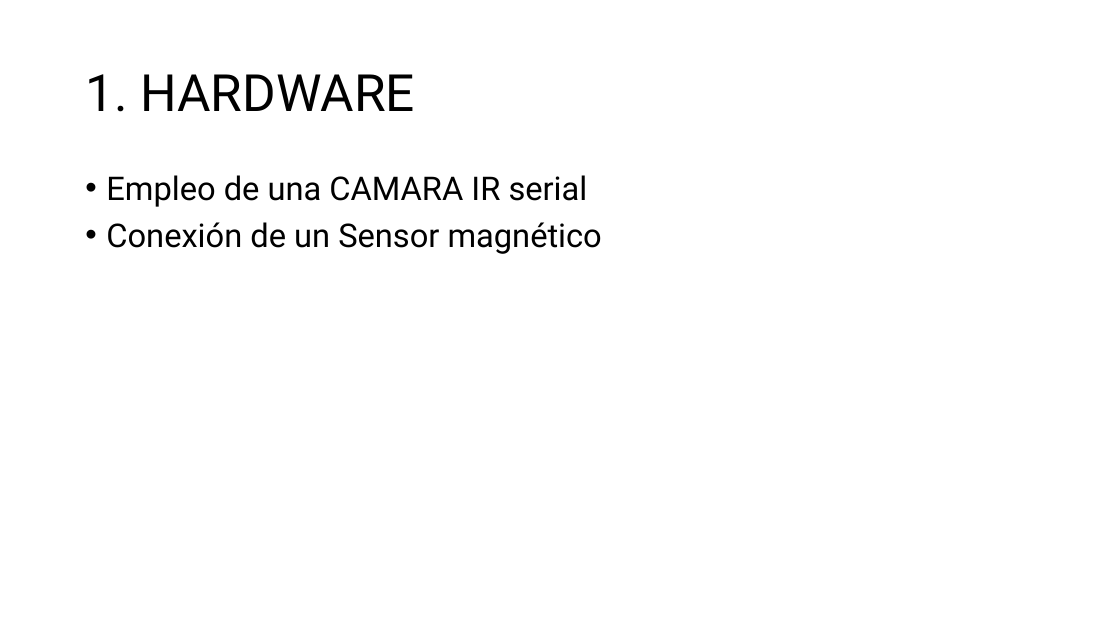
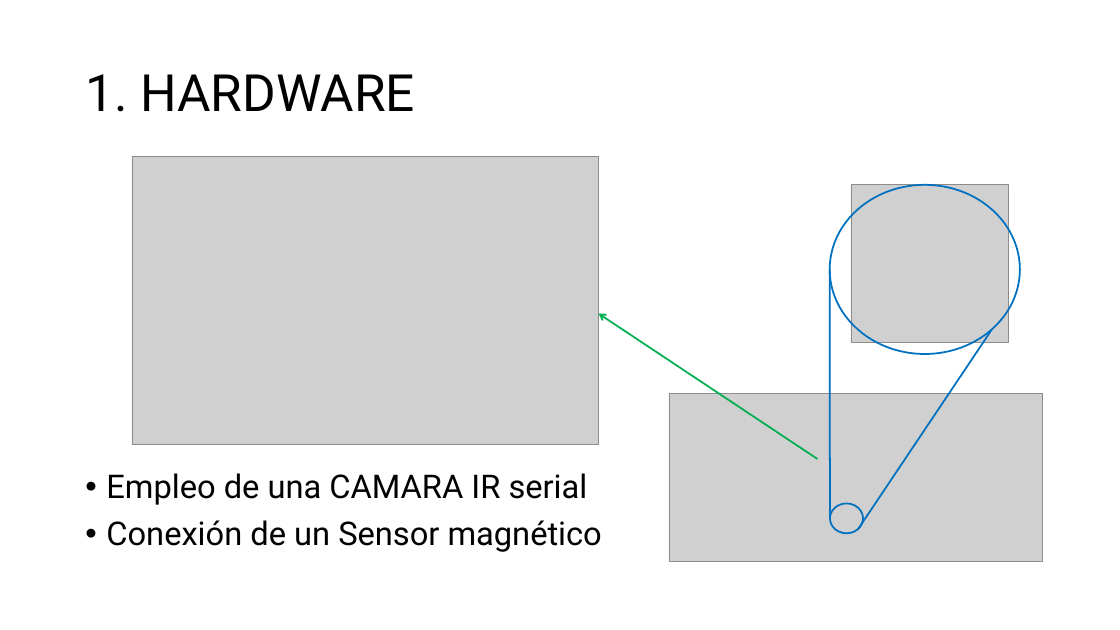
Before and after one commit to aludena18/Tesis, a slide deck: slide 17 of Telelocalización y Captura de Imágenes.pptx (slide 16 before the commit). Drawn at 1120x630 pixels with LibreOffice and Linux fonts; fonts in the diff are those of the drawing; grey boxes stand for pictures. Boxes give left, top, right and bottom in pixels: in the first picture for what was removed or moved away, otherwise in the second. Text is boxed around its words. In the diff, an @@ line names an element or a change of style, - is before the commit and + after.

```diff
--- a/Telelocalización y Captura de Imágenes.pptx
+++ b/Telelocalización y Captura de Imágenes.pptx
@@ picture added at <box>132,156,598,444</box> @@
@@ ellipse added at <box>830,185,1020,354</box>, outline #0070C0 1.5 pt @@
@@ picture added at <box>851,185,1009,343</box> @@
@@ line added from (830, 518) to (830, 270), #0070C0 1.5 pt @@
@@ arrow added from (818, 459) to (599, 313), #00B050 1.5 pt @@
@@ line added from (859, 529) to (992, 329), #0070C0 1.5 pt @@
@@ picture added at <box>669,394,1043,562</box> @@
@@ text "Empleo de una CAMARA IR ...": place and size @@
-text "Empleo de una CAMARA IR ..." at <box>106,175,602,254</box>
+text "Empleo de una CAMARA IR ..." at <box>106,473,602,552</box>
@@ ellipse added at <box>830,503,863,534</box>, outline #0070C0 1.5 pt @@
```
Also in this commit, not shown: 7 other slides changed, 1 slide added, 1 other file.
